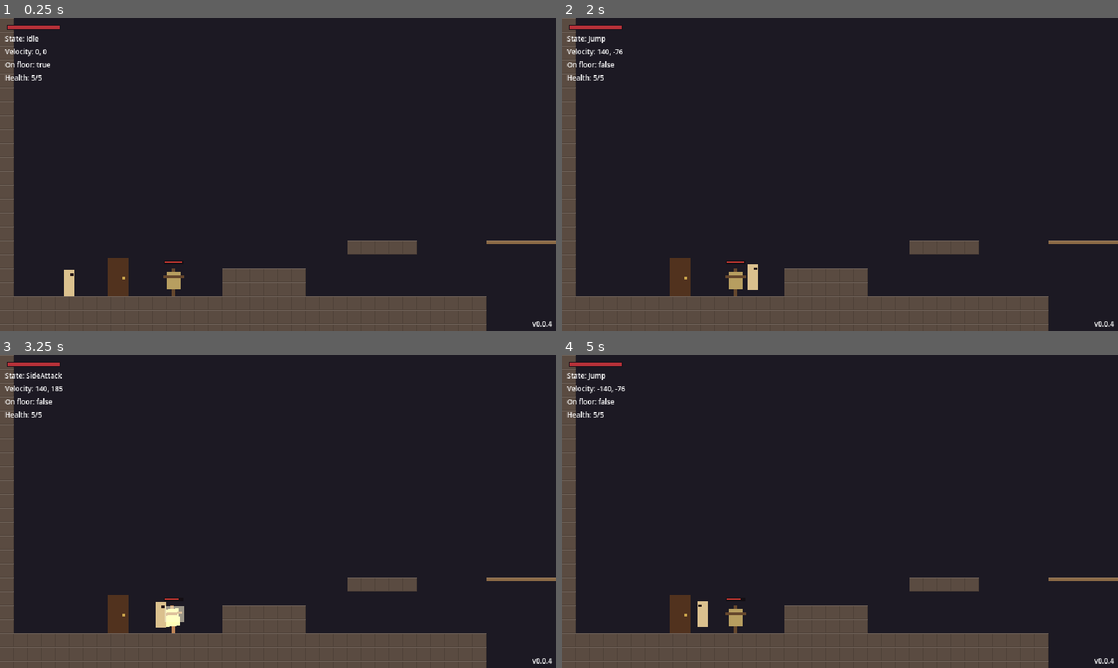
Above: before the commit, frames 1-4 (two rows, left to right).
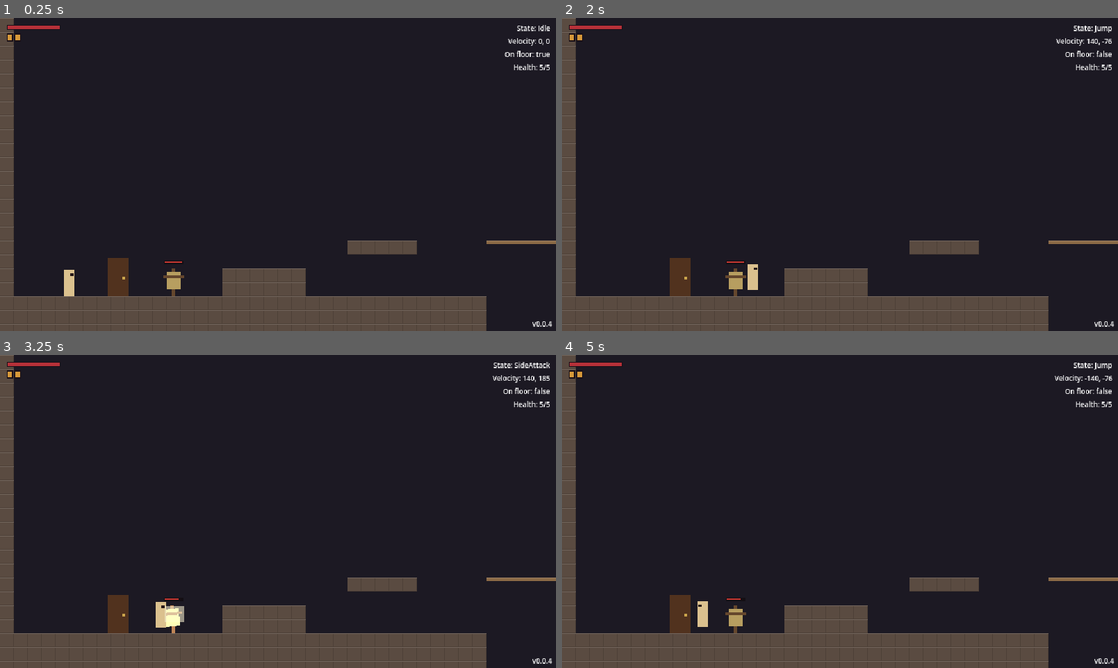
Above: after the commit, the same moments.

Repository: yuriisytnyk1996/The-Last-Sich
Game: Godot game, scene res://levels/world.tscn
Same seed, same stepped clock (60 frames per second), same inputs: the game is played once before the commit and once after it.
Inputs:
- Up to frame 1 (0.25 s): no input
- Up to frame 2 (2 s): tap Enter at 0.5 s; hold D (move_right) from 0.53 s (still down); tap J (attack) at 0.6 s; tap Space (jump) at 0.77, 1.07, 1.52, 1.82 s; tap F (heal, bound only after the commit) at 0.8, 1.35 s; tap E (interact, bound only after the commit) at 1.55 s
- Up to frame 3 (3.25 s): release D (move_right) at 2.03 s; hold A (move_left) 2.03-2.78 s; hold Space (jump) 2.03-2.78 s; tap E (interact, bound only after the commit) at 2.1 s; hold D (move_right) from 2.78 s (still down); tap Space (jump) at 2.85, 3.02 s; tap J (attack) at 3.05 s
- Up to frame 4 (5 s): tap Space (jump) at 3.32, 3.77, 4.07, 4.52, 4.82 s; tap J (attack) at 3.6 s; tap F (heal, bound only after the commit) at 3.8 s; release D (move_right) at 4.28 s; hold A (move_left) from 4.28 s (still down); tap Shift (dash) at 4.35 s; tap E (interact, bound only after the commit) at 4.55 s

The runs differ from the first frame. In frame 1, 0.6% of the frame differs, in the area x 0-99%, y 2-20%; in frame 2, 0.7%; in frame 3, 0.7%; in frame 4, 0.7%.

Commit message:
feat(player): add healing flasks and simplify controls
Healing flasks: the player carries 2 flasks. Pressing heal on the ground
in Idle or Run drinks one: it restores 2 health at once, then the player
stands still for a moment while an aura glows. A hit interrupts the
drink but keeps the healing, and a flask is never used at full health.
Rest points and respawning refill them. The HUD shows one pip per flask,
flashes the one just drunk and shakes the pips when heal is pressed with
none left.

Controls: every action now has one key and one gamepad button. Move
WASD, jump Space, attack J, dash Shift, heal F / Y, and a new interact
action (E / B) for doors and rest points, which no longer use up.
InteractionArea.press_up is renamed to press_interact.

The debug label moves to the top-right corner, clear of the HUD.

Diff:
--- /dev/null
+++ b/actors/player/abilities/flasks.gd
@@ -0,0 +1,54 @@
+class_name PlayerFlasks
+extends Node
+## Healing flasks: a few charges that each restore some health.
+##
+## The Heal state drinks one. Rest points and respawning refill them all.
+## Every change is reported through `Events.player_flasks_changed`, which
+## drives the HUD.
+
+## How many flasks the player carries when all are full.
+@export var max_flasks := 2
+## Health restored by one flask.
+@export var heal_amount := 2
+## Seconds the player stands still while drinking.
+@export var drink_time := 0.5
+
+var current := 0
+
+@onready var player := owner as Player
+
+
+func _ready() -> void:
+	current = max_flasks
+	# Deferred: the HUD may come after the player in the tree and isn't ready yet.
+	_announce.call_deferred()
+
+
+## Heal was pressed with a flask left and health missing. A flask is never
+## wasted at full health, and a jump pressed in the same frame wins.
+## Pressing with none left tells the HUD (`Events.player_flasks_empty`).
+func wants() -> bool:
+	if not Input.is_action_just_pressed("heal") or Input.is_action_just_pressed("jump"):
+		return false
+	if current <= 0:
+		Events.player_flasks_empty.emit()
+		return false
+	return player.health.current < player.health.max_health
+
+
+## Uses up one flask and heals right away.
+func drink() -> void:
+	if current <= 0:
+		return
+	current -= 1
+	player.health.heal(heal_amount)
+	_announce()
+
+
+func refill() -> void:
+	current = max_flasks
+	_announce()
+
+
+func _announce() -> void:
+	Events.player_flasks_changed.emit(current, max_flasks)
--- a/actors/player/player.gd
+++ b/actors/player/player.gd
@@ -73,6 +73,7 @@
 @onready var damage: PlayerDamage = $Damage
 @onready var drop_through: PlayerDropThrough = $DropThrough
 @onready var ladder_climb: PlayerLadderClimb = $LadderClimb
+@onready var flasks: PlayerFlasks = $Flasks
 
 
 func _physics_process(delta: float) -> void:
@@ -167,11 +168,11 @@
 	_attack_buffer_timer = 0.0
 
 
-## Up was just pressed while standing or running: use a door or rest point.
+## Interact was just pressed while standing or running: use a door or rest point.
 func can_interact() -> bool:
 	var state := state_machine.state.name
 	return (
-		Input.is_action_just_pressed("move_up")
+		Input.is_action_just_pressed("interact")
 		and is_on_floor()
 		and (state == PlayerState.IDLE or state == PlayerState.RUN)
 	)
@@ -196,3 +197,4 @@
 	state_machine.transition_to(PlayerState.IDLE)
 	# After the transition: leaving Hurt would start invincibility again.
 	damage.reset()
+	flasks.refill()
--- a/actors/player/player.tscn
+++ b/actors/player/player.tscn
@@ -23,6 +23,8 @@
 [ext_resource type="Script" path="res://actors/player/abilities/ladder_climb.gd" id="21_ladder"]
 [ext_resource type="Script" path="res://actors/player/states/climb.gd" id="22_climb"]
 [ext_resource type="Script" path="res://actors/player/states/hard_landing.gd" id="23_hard"]
+[ext_resource type="Script" path="res://actors/player/abilities/flasks.gd" id="24_flasks"]
+[ext_resource type="Script" path="res://actors/player/states/heal.gd" id="25_heal"]
 
 [sub_resource type="RectangleShape2D" id="body_shape"]
 size = Vector2(12, 30)
@@ -50,6 +52,15 @@
 shape = SubResource("body_shape")
 
 [node name="Visual" type="Node2D" parent="."]
+
+[node name="HealAura" type="ColorRect" parent="Visual"]
+visible = false
+offset_left = -10.0
+offset_top = -34.0
+offset_right = 10.0
+offset_bottom = 2.0
+mouse_filter = 2
+color = Color(1, 0.78, 0.35, 0.45)
 
 [node name="Body" type="ColorRect" parent="Visual"]
 offset_left = -6.0
@@ -163,6 +174,9 @@
 [node name="LadderClimb" type="Node" parent="."]
 script = ExtResource("21_ladder")
 
+[node name="Flasks" type="Node" parent="."]
+script = ExtResource("24_flasks")
+
 [node name="Camera2D" type="Camera2D" parent="."]
 position = Vector2(0, -30)
 position_smoothing_enabled = true
@@ -196,6 +210,10 @@
 [node name="HardLanding" type="Node" parent="StateMachine"]
 script = ExtResource("23_hard")
 
+[node name="Heal" type="Node" parent="StateMachine" node_paths=PackedStringArray("aura")]
+script = ExtResource("25_heal")
+aura = NodePath("../../Visual/HealAura")
+
 [node name="SideAttack" type="Node" parent="StateMachine" node_paths=PackedStringArray("hitbox")]
 script = ExtResource("8_side_attack")
 hitbox = NodePath("../../Visual/Attacks/Side")
--- /dev/null
+++ b/actors/player/states/heal.gd
@@ -0,0 +1,38 @@
+extends PlayerState
+## Drinking a healing flask. The flask is used and the health restored as
+## soon as this starts; then the player stands still for `drink_time`
+## while the aura glows and fades. A hit interrupts it like any other
+## state, but the health stays healed.
+
+## Placeholder glow behind the body, shown while drinking.
+@export var aura: CanvasItem
+
+var _time_left := 0.0
+var _fade: Tween
+
+
+func enter(_previous_state: StringName) -> void:
+	player.flasks.drink()
+	_time_left = player.flasks.drink_time
+	aura.visible = true
+	aura.modulate.a = 1.0
+	_fade = create_tween()
+	_fade.tween_property(aura, ^"modulate:a", 0.0, _time_left).set_ease(Tween.EASE_IN)
+
+
+func exit() -> void:
+	if _fade:
+		_fade.kill()
+	aura.visible = false
+
+
+func physics_update(delta: float) -> void:
+	player.apply_gravity(delta)
+	player.velocity.x = move_toward(player.velocity.x, 0.0, player.friction * delta)
+	player.move_and_slide()
+
+	_time_left -= delta
+	if not player.is_on_floor():
+		finished.emit(FALL)
+	elif _time_left <= 0.0:
+		finished.emit(ground_state())
--- a/actors/player/states/idle.gd
+++ b/actors/player/states/idle.gd
@@ -19,5 +19,7 @@
 		finished.emit(DASH)
 	elif player.wants_attack():
 		finished.emit(attack_state())
+	elif player.flasks.wants():
+		finished.emit(HEAL)
 	elif player.get_move_axis() != 0.0:
 		finished.emit(RUN)
--- a/actors/player/states/player_state.gd
+++ b/actors/player/states/player_state.gd
@@ -9,6 +9,7 @@
 const DASH := &"Dash"
 const CLIMB := &"Climb"
 const HARD_LANDING := &"HardLanding"
+const HEAL := &"Heal"
 const SIDE_ATTACK := &"SideAttack"
 const UP_ATTACK := &"UpAttack"
 const CROUCH_ATTACK := &"CrouchAttack"
--- a/actors/player/states/run.gd
+++ b/actors/player/states/run.gd
@@ -19,5 +19,7 @@
 		finished.emit(DASH)
 	elif player.wants_attack():
 		finished.emit(attack_state())
+	elif player.flasks.wants():
+		finished.emit(HEAL)
 	elif player.get_move_axis() == 0.0:
 		finished.emit(IDLE)
--- a/autoload/events.gd
+++ b/autoload/events.gd
@@ -18,6 +18,15 @@
 @warning_ignore("unused_signal")
 signal player_health_changed(current: int, maximum: int)
 
+## The player's healing flasks changed: one was drunk or they were
+## refilled (also sent once when the player spawns). Drives the HUD.
+@warning_ignore("unused_signal")
+signal player_flasks_changed(current: int, maximum: int)
+
+## The player pressed heal with no flasks left. The HUD shakes the flasks.
+@warning_ignore("unused_signal")
+signal player_flasks_empty
+
 ## The player used a rest point. The world makes it the respawn point.
 @warning_ignore("unused_signal")
 signal rested(rest_point: Node2D)
--- a/components/interaction/interaction_area.gd
+++ b/components/interaction/interaction_area.gd
@@ -1,15 +1,15 @@
 class_name InteractionArea
 extends Area2D
-## An area the player sets off, either by touching it or by pressing up
-## while standing inside it (doors, rest points).
+## An area the player sets off, either by touching it or by pressing
+## interact while standing inside it (doors, rest points).
 ##
 ## Put it on no layer and mask only `player`. A child named `Prompt`, if
-## present, is shown while the player stands in a press-up area.
+## present, is shown while the player stands in an interact area.
 ## Subclasses override `_activate()`.
 
 ## Off: touching the area sets it off. On: the player has to stand inside
-## and press up (see `Player.can_interact()`).
-@export var press_up := false
+## and press interact (see `Player.can_interact()`).
+@export var press_interact := false
 
 var _body: Node2D
 
@@ -23,7 +23,7 @@
 
 
 func _physics_process(_delta: float) -> void:
-	if press_up and _body and _body.call(&"can_interact"):
+	if press_interact and _body and _body.call(&"can_interact"):
 		_activate(_body)
 
 
@@ -35,7 +35,7 @@
 func _on_body_entered(body: Node2D) -> void:
 	if not body.has_method(&"can_interact"):
 		return
-	if press_up:
+	if press_interact:
 		_body = body
 		_show_prompt(true)
 	else:
--- a/levels/objects/door.tscn
+++ b/levels/objects/door.tscn
@@ -10,7 +10,7 @@
 collision_mask = 2
 monitorable = false
 script = ExtResource("1_exit")
-press_up = true
+press_interact = true
 
 [node name="Visual" type="ColorRect" parent="."]
 offset_left = -12.0
--- a/levels/objects/rest_point.gd
+++ b/levels/objects/rest_point.gd
@@ -1,6 +1,7 @@
 class_name RestPoint
 extends InteractionArea
-## A checkpoint. Pressing up here heals the player to full, resets the
+## A checkpoint. Pressing interact here heals the player to full, refills their
+## healing flasks, resets the
 ## enemies in the room and makes this the place the player comes back to
 ## after dying, even from another room.
 ##
@@ -23,6 +24,7 @@
 func _activate(player: Node2D) -> void:
 	var resting := player as Player
 	resting.health.reset()
+	resting.flasks.refill()
 	resting.velocity.x = 0.0
 	get_tree().call_group(&"enemies", &"reset")
 	Events.rested.emit(self)
--- a/levels/objects/rest_point.tscn
+++ b/levels/objects/rest_point.tscn
@@ -10,7 +10,7 @@
 collision_mask = 2
 monitorable = false
 script = ExtResource("1_rest")
-press_up = true
+press_interact = true
 
 [node name="Shape" type="CollisionShape2D" parent="."]
 position = Vector2(0, -20)
--- a/levels/objects/room_exit.gd
+++ b/levels/objects/room_exit.gd
@@ -1,8 +1,8 @@
 class_name RoomExit
 extends InteractionArea
 ## A way into another room: a gap at the screen edge, a hole in the floor,
-## an opening in the ceiling, or a door the player enters by pressing up
-## (`press_up` on, see `door.tscn`).
+## an opening in the ceiling, or a door the player enters by pressing
+## interact (`press_interact` on, see `door.tscn`).
 ##
 ## When set off, it asks the world to load `target_room` and place the
 ## player at the exit named `target_exit` there. The node's own name is its
--- a/levels/world.tscn
+++ b/levels/world.tscn
@@ -19,10 +19,15 @@
 [node name="DebugLayer" type="CanvasLayer" parent="."]
 
 [node name="DebugLabel" type="Label" parent="DebugLayer" node_paths=PackedStringArray("player")]
-offset_left = 6.0
-offset_top = 18.0
-offset_right = 200.0
-offset_bottom = 74.0
+anchors_preset = 1
+anchor_left = 1.0
+anchor_right = 1.0
+offset_left = -200.0
+offset_top = 6.0
+offset_right = -6.0
+offset_bottom = 62.0
+grow_horizontal = 0
+horizontal_alignment = 2
 theme_override_font_sizes/font_size = 8
 script = ExtResource("3_debug")
 player = NodePath("../../Player")
--- a/project.godot
+++ b/project.godot
@@ -39,7 +39,6 @@
 move_left={
 "deadzone": 0.3,
 "events": [Object(InputEventKey,"resource_local_to_scene":false,"resource_name":"","device":-1,"window_id":0,"alt_press …(190 unchanged characters)…
-, Object(InputEventKey,"resource_local_to_scene":false,"resource_name":"","device":-1,"window_id":0,"alt_pressed":false,"shift_pressed":false,"ctrl_pressed":false,"meta_pressed":false,"pressed":false,"keycode":0,"physical_keycode":4194319,"key_label":0,"unicode":0,"location":0,"echo":false,"script":null)
 , Object(InputEventJoypadButton,"resource_local_to_scene":false,"resource_name":"","device":-1,"button_index":13,"pressure":0.0,"pressed":false,"script":null)
 , Object(InputEventJoypadMotion,"resource_local_to_scene":false,"resource_name":"","device":-1,"axis":0,"axis_value":-1.0,"script":null)
 ]
@@ -47,7 +46,6 @@
 move_right={
 "deadzone": 0.3,
 "events": [Object(InputEventKey,"resource_local_to_scene":false,"resource_name":"","device":-1,"window_id":0,"alt_press …(190 unchanged characters)…
-, Object(InputEventKey,"resource_local_to_scene":false,"resource_name":"","device":-1,"window_id":0,"alt_pressed":false,"shift_pressed":false,"ctrl_pressed":false,"meta_pressed":false,"pressed":false,"keycode":0,"physical_keycode":4194321,"key_label":0,"unicode":0,"location":0,"echo":false,"script":null)
 , Object(InputEventJoypadButton,"resource_local_to_scene":false,"resource_name":"","device":-1,"button_index":14,"pressure":0.0,"pressed":false,"script":null)
 , Object(InputEventJoypadMotion,"resource_local_to_scene":false,"resource_name":"","device":-1,"axis":0,"axis_value":1.0,"script":null)
 ]
@@ -55,7 +53,6 @@
 move_up={
 "deadzone": 0.3,
 "events": [Object(InputEventKey,"resource_local_to_scene":false,"resource_name":"","device":-1,"window_id":0,"alt_press …(190 unchanged characters)…
-, Object(InputEventKey,"resource_local_to_scene":false,"resource_name":"","device":-1,"window_id":0,"alt_pressed":false,"shift_pressed":false,"ctrl_pressed":false,"meta_pressed":false,"pressed":false,"keycode":0,"physical_keycode":4194320,"key_label":0,"unicode":0,"location":0,"echo":false,"script":null)
 , Object(InputEventJoypadButton,"resource_local_to_scene":false,"resource_name":"","device":-1,"button_index":11,"pressure":0.0,"pressed":false,"script":null)
 , Object(InputEventJoypadMotion,"resource_local_to_scene":false,"resource_name":"","device":-1,"axis":1,"axis_value":-1.0,"script":null)
 ]
@@ -63,7 +60,6 @@
 move_down={
 "deadzone": 0.3,
 "events": [Object(InputEventKey,"resource_local_to_scene":false,"resource_name":"","device":-1,"window_id":0,"alt_press …(190 unchanged characters)…
-, Object(InputEventKey,"resource_local_to_scene":false,"resource_name":"","device":-1,"window_id":0,"alt_pressed":false,"shift_pressed":false,"ctrl_pressed":false,"meta_pressed":false,"pressed":false,"keycode":0,"physical_keycode":4194322,"key_label":0,"unicode":0,"location":0,"echo":false,"script":null)
 , Object(InputEventJoypadButton,"resource_local_to_scene":false,"resource_name":"","device":-1,"button_index":12,"pressure":0.0,"pressed":false,"script":null)
 , Object(InputEventJoypadMotion,"resource_local_to_scene":false,"resource_name":"","device":-1,"axis":1,"axis_value":1.0,"script":null)
 ]
@@ -71,23 +67,31 @@
 jump={
 "deadzone": 0.3,
 "events": [Object(InputEventKey,"resource_local_to_scene":false,"resource_name":"","device":-1,"window_id":0,"alt_press …(190 unchanged characters)…
-, Object(InputEventKey,"resource_local_to_scene":false,"resource_name":"","device":-1,"window_id":0,"alt_pressed":false,"shift_pressed":false,"ctrl_pressed":false,"meta_pressed":false,"pressed":false,"keycode":0,"physical_keycode":90,"key_label":0,"unicode":0,"location":0,"echo":false,"script":null)
 , Object(InputEventJoypadButton,"resource_local_to_scene":false,"resource_name":"","device":-1,"button_index":0,"pressure":0.0,"pressed":false,"script":null)
 ]
 }
 attack={
 "deadzone": 0.3,
 "events": [Object(InputEventKey,"resource_local_to_scene":false,"resource_name":"","device":-1,"window_id":0,"alt_press …(190 unchanged characters)…
-, Object(InputEventKey,"resource_local_to_scene":false,"resource_name":"","device":-1,"window_id":0,"alt_pressed":false,"shift_pressed":false,"ctrl_pressed":false,"meta_pressed":false,"pressed":false,"keycode":0,"physical_keycode":88,"key_label":0,"unicode":0,"location":0,"echo":false,"script":null)
 , Object(InputEventJoypadButton,"resource_local_to_scene":false,"resource_name":"","device":-1,"button_index":2,"pressure":0.0,"pressed":false,"script":null)
 ]
 }
 dash={
 "deadzone": 0.3,
-"events": [Object(InputEventKey,"resource_local_to_scene":fa …(140 unchanged characters)… d":false,"keycode":0,"physical_keycode":75,"key_label":0,"unicode":0,"location":0,"echo":false,"script":null)
-, Object(InputEventKey,"resource_local_to_scene":false,"resource_name":"","device":-1,"window_id":0,"alt_pressed":false,"shift_pressed":false,"ctrl_pressed":false,"meta_pressed":false,"pressed":false,"keycode":0,"physical_keycode":67,"key_label":0,"unicode":0,"location":0,"echo":false,"script":null)
-, Object(InputEventKey,"resource_local_to_scene":false,"resource_name":"","device":-1,"window_id":0,"alt_pressed":false,"shift_pressed":false,"ctrl_pressed":false,"meta_pressed":false,"pressed":false,"keycode":0,"physical_keycode":4194325,"key_label":0,"unicode":0,"location":0,"echo":false,"script":null)
+"events": [Object(InputEventKey,"resource_local_to_scene":fa …(140 unchanged characters)… d":false,"keycode":0,"physical_keycode":4194325,"key_label":0,"unicode":0,"location":0,"echo":false,"script":null)
 , Object(InputEventJoypadButton,"resource_local_to_scene":false,"resource_name":"","device":-1,"button_index":10,"pressure":0.0,"pressed":false,"script":null)
+]
+}
+heal={
+"deadzone": 0.3,
+"events": [Object(InputEventKey,"resource_local_to_scene":false,"resource_name":"","device":-1,"window_id":0,"alt_pressed":false,"shift_pressed":false,"ctrl_pressed":false,"meta_pressed":false,"pressed":false,"keycode":0,"physical_keycode":70,"key_label":0,"unicode":0,"location":0,"echo":false,"script":null)
+, Object(InputEventJoypadButton,"resource_local_to_scene":false,"resource_name":"","device":-1,"button_index":3,"pressure":0.0,"pressed":false,"script":null)
+]
+}
+interact={
+"deadzone": 0.3,
+"events": [Object(InputEventKey,"resource_local_to_scene":false,"resource_name":"","device":-1,"window_id":0,"alt_pressed":false,"shift_pressed":false,"ctrl_pressed":false,"meta_pressed":false,"pressed":false,"keycode":0,"physical_keycode":69,"key_label":0,"unicode":0,"location":0,"echo":false,"script":null)
+, Object(InputEventJoypadButton,"resource_local_to_scene":false,"resource_name":"","device":-1,"button_index":1,"pressure":0.0,"pressed":false,"script":null)
 ]
 }
 toggle_fullscreen={
--- /dev/null
+++ b/ui/hud/flask_counter.gd
@@ -0,0 +1,92 @@
+class_name FlaskCounter
+extends Control
+## The player's healing flasks in the HUD: one pip per flask, filled while
+## it's full and dim once it's used.
+##
+## A flask that was just drunk flashes before going dim. Pressing heal with
+## none left shakes the pips and flashes their frames. Driven by
+## `Events.player_flasks_changed` and `Events.player_flasks_empty`, never
+## by the player directly.
+
+@export_group("Size")
+## Size of one pip (px).
+@export var pip_size := Vector2i(5, 7)
+## Gap between pips (px).
+@export var spacing := 2
+## Frame thickness around each pip (px).
+@export var border := 1
+
+@export_group("Feedback")
+## Seconds a just-drunk flask flashes.
+@export var drink_flash_time := 0.25
+## Seconds the pips shake when heal is pressed with none left.
+@export var empty_shake_time := 0.3
+## How far the pips shake sideways (px).
+@export var empty_shake_distance := 2
+
+@export_group("Colors")
+@export var frame_color := Color("1a1018")
+@export var empty_color := Color("3b2730")
+@export var full_color := Color("d89a3a")
+@export var flash_color := Color("fff2c8")
+@export var warning_color := Color("b8323a")
+
+var _current := 0
+var _maximum := 0
+var _drink_flash := 0.0
+var _shake := 0.0
+
+
+func _ready() -> void:
+	Events.player_flasks_changed.connect(_on_player_flasks_changed)
+	Events.player_flasks_empty.connect(_on_player_flasks_empty)
+	set_process(false)
+
+
+func _process(delta: float) -> void:
+	_drink_flash = maxf(_drink_flash - delta, 0.0)
+	_shake = maxf(_shake - delta, 0.0)
+	if _drink_flash == 0.0 and _shake == 0.0:
+		set_process(false)
+	queue_redraw()
+
+
+func _draw() -> void:
+	var outer := Vector2(pip_size) + Vector2.ONE * border * 2
+	var frame := warning_color if _shake > 0.0 else frame_color
+	var offset := _shake_offset()
+	for i in _maximum:
+		var origin := Vector2(i * (outer.x + spacing) + offset, 0.0)
+		draw_rect(Rect2(origin, outer), frame)
+		draw_rect(Rect2(origin + Vector2.ONE * border, Vector2(pip_size)), _pip_color(i))
+
+
+func _pip_color(index: int) -> Color:
+	if index < _current:
+		return full_color
+	if index == _current and _drink_flash > 0.0:
+		return flash_color
+	return empty_color
+
+
+## Whole pixels, flipping side every 0.05 s while shaking.
+func _shake_offset() -> float:
+	if _shake <= 0.0:
+		return 0.0
+	return float(empty_shake_distance if int(_shake * 20.0) % 2 == 0 else -empty_shake_distance)
+
+
+func _on_player_flasks_changed(current: int, maximum: int) -> void:
+	if current == _current - 1:
+		_drink_flash = drink_flash_time
+		set_process(true)
+	_current = current
+	_maximum = maxi(maximum, 0)
+	var outer := Vector2(pip_size) + Vector2.ONE * border * 2
+	custom_minimum_size = Vector2(_maximum * (outer.x + spacing) - spacing, outer.y)
+	queue_redraw()
+
+
+func _on_player_flasks_empty() -> void:
+	_shake = empty_shake_time
+	set_process(true)
--- a/ui/hud/hud.tscn
+++ b/ui/hud/hud.tscn
@@ -1,6 +1,7 @@
 [gd_scene format=3]
 
 [ext_resource type="Script" path="res://ui/hud/health_bar.gd" id="1_health_bar"]
+[ext_resource type="Script" path="res://ui/hud/flask_counter.gd" id="2_flasks"]
 
 [node name="HUD" type="CanvasLayer"]
 
@@ -11,3 +12,11 @@
 offset_bottom = 14.0
 mouse_filter = 2
 script = ExtResource("1_health_bar")
+
+[node name="FlaskCounter" type="Control" parent="."]
+offset_left = 8.0
+offset_top = 18.0
+offset_right = 22.0
+offset_bottom = 27.0
+mouse_filter = 2
+script = ExtResource("2_flasks")
Not shown, added: actors/player/abilities/flasks.gd.uid
Not shown, added: actors/player/states/heal.gd.uid
Not shown, added: ui/hud/flask_counter.gd.uid
Not shown, changed: docs/architecture/events.md
Not shown, changed: docs/guide/getting-started.md
Not shown, changed: docs/guide/project-structure.md
Not shown, changed: docs/roadmap.md
Not shown, changed: docs/systems/hud.md
Not shown, changed: docs/systems/input.md
Not shown, changed: docs/systems/player.md
Not shown, changed: docs/systems/rest-points.md
Not shown, changed: docs/systems/rooms.md
